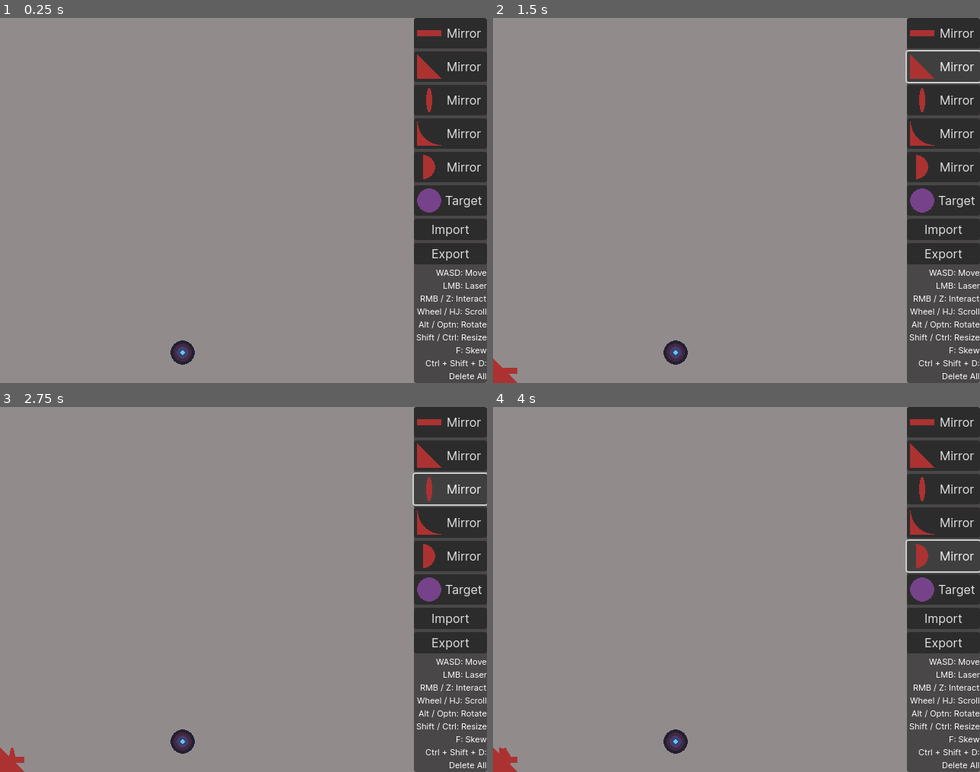
Above: before the commit, frames 1-4 (two rows, left to right).
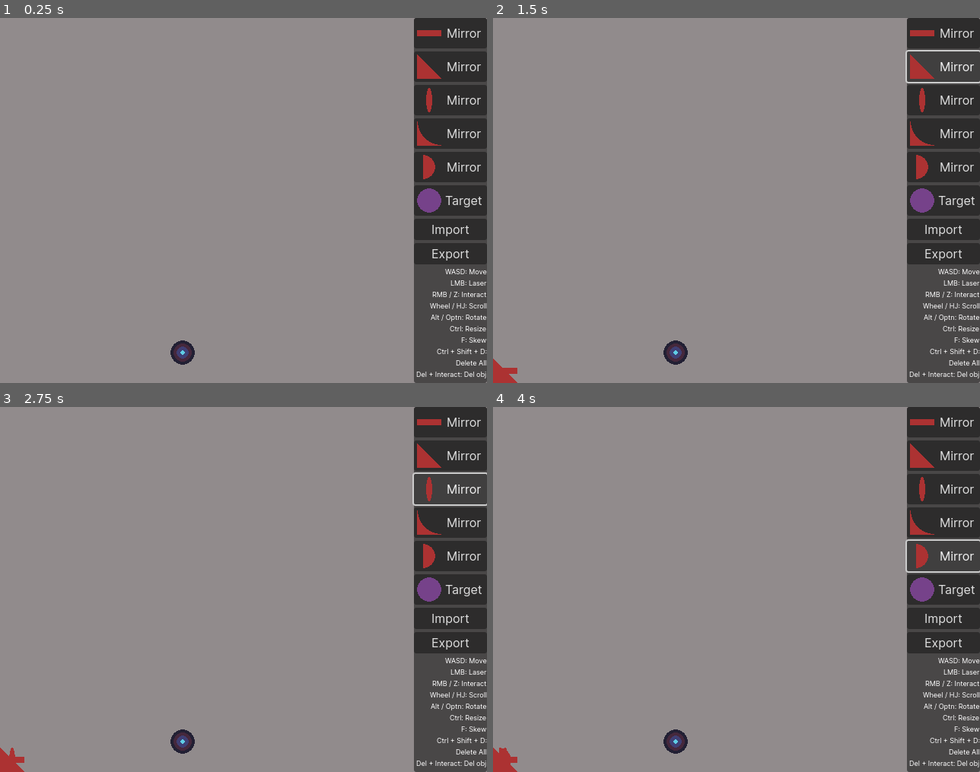
Above: after the commit, the same moments.

Repository: WildPX/mirrors_project
Game: Godot game, scene res://Objects/world.tscn
Same seed, same stepped clock (60 frames per second), same inputs: the game is played once before the commit and once after it.
Inputs:
- Up to frame 1 (0.25 s): no input
- Up to frame 2 (1.5 s): click "Mirror" at 0.5 s; click "Mirror" at 1.25 s
- Up to frame 3 (2.75 s): click "Mirror" at 2 s
- Up to frame 4 (4 s): click "Mirror" at 2.75 s; click "Mirror" at 3.5 s

The runs differ from the first frame. In frame 1, 1.2% of the frame differs, in the area x 85-100%, y 68-99%; in frame 2, 1.2%; in frame 3, 1.2%; in frame 4, 1.2%.

Commit message:
changed label

Diff:
--- a/Objects/objects.tscn
+++ b/Objects/objects.tscn
@@ -87,15 +87,16 @@
 [node name="Label" type="Label" parent="SpawnObjects/VBoxContainer"]
 custom_minimum_size = Vector2(96, 100)
 layout_mode = 2
-theme_override_font_sizes/font_size = 11
+theme_override_font_sizes/font_size = 9
 text = "WASD: Move
 LMB: Laser
 RMB / Z: Interact
 Wheel / HJ: Scroll
 Alt / Optn: Rotate
-Shift / Ctrl: Resize
+Ctrl: Resize
 F: Skew
-Ctrl + Shift + D: Delete All"
+Ctrl + Shift + D: Delete All
+Del + Interact: Del obj"
 horizontal_alignment = 2
 vertical_alignment = 1
 autowrap_mode = 3
